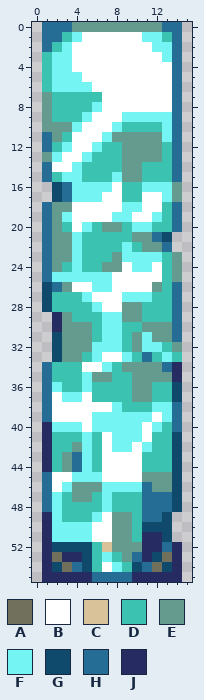
A pixel-art sprite gets an edit: Assets/Tiles/Vitric/TutorialDoor2.png. The first picture shows the starting point.
The file is 32x112 pixels, drawn in blocks of 2x2; one block is one cell here.
Palette (. is transparent): A #71705c  B #ffffff  C #d9c19a  D #3bc2b0  E #649b8e  F #75f4f4  G #0f4a6d  H #266d96  J #262c61
Pixels before, first column x 1:
 0 HHHEEEEEEEEEHH
 1 HHDFBBBBBBFFDH
 2 HDFBBBBBBBBFFH
 3 DFFBBBBBBBBBFH
 4 DFFBBBBBBBBBBH
 5 DFFFBBBBBBBBBH
 6 DFFFFBBBBBBBBH
 7 EDDDDDBBBBBBBH
 8 EDDDDFBBBBBBBH
 9 EDDDFBBBFFFFFH
10 EEEFBBBFDDDDFH
11 HEDBBBFEEEEEFH
12 HDFBBFDDEEEEDH
13 EFBBFDDDEEEEDH
14 HBBFDDDDEEDDDH
15 HDFFDDDFEEDDDH
16 .GHFFFFBDDFFFE
17 .GHFFFBBDDBBFE
18 HEEBBBBBFFBBDH
19 HEFBBBBFFBBFDH
20 HEDBFDEEDFFDDH
21 HEEFDDDDDEEHG.
22 HEEFDDDDFDEEH.
23 HEEFDDDEFFFFDE
24 HEDFDDEEBFFBDE
25 HFFFFFFBBBBBDE
26 GHEBBFFBBBBEDH
27 GDDDFBBBFFFDDH
28 GDDDDFBBEEDDDH
29 .JEDDDFFEEDDDH
30 .JEEEDFFDDEEEH
31 .GEEEDFFDEFEEH
32 .GEEEFFFDEFFDE
33 .GEEDFBBFDHDFD
34 HDDDBBFDEEEEHJ
35 HDDDFEEDDEEEEJ
36 HFDDFDDDDEEDDG
37 HBFFBDDDDEEDDG
38 HBBBBBBFDDDFFH
39 HBBBBFFFFFFBFH
40 JFFFBFFFFFBFDH
41 JDDDFDBFFFBDDG
42 JDDEFDBFFBFDDG
43 JDEHFDBBBBDDDG
44 JDEHFDBBBBDDDG
45 HBBFFFBBBBEEEG
46 HBFEEEFFFFHEEG
47 HFDEEDFDDDHHHG
48 HFDDDDFDDDHHHG
49 JFDDDFBEEDHHG.
50 JFFFFBBEEDGGG.
51 JFFFFBBEEDJJG.
52 JGGGGDCEEEJJHJ
53 JAJJGDFDEHJGAJ
54 JGAHGDBFDGHAGJ
55 JJJJJHHHHJJJJJ
And afterwards:
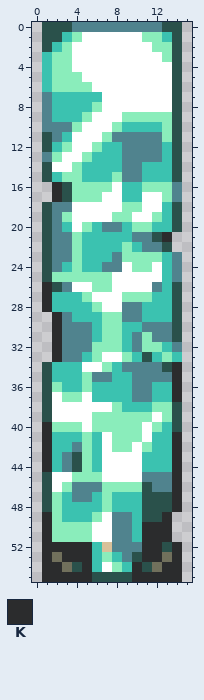
Colours new in this view: K #2b2c2d
From old to new:
colour E: #649b8e -> #50838e
colour F: #75f4f4 -> #8aedbb
colour H: #266d96 -> #2a514b
y 16..17: x 2 G -> K
y 21: x 13 G -> K
y 26..28: x 1 G -> K
y 29..30: x 2 J -> K
y 31..33: x 2 G -> K
y 34..35: x 14 J -> K
y 36..37: x 14 G -> K
y 40: x 1 J -> K
y 41..44: x 1 J -> K; x 14 G -> K
y 45..48: x 14 G -> K
y 49: x 1 J -> K; x 13 G -> K
y 50: x 1 J -> K; x 11..13 GGG -> KKK
y 51: x 1 J -> K; x 11..13 JJG -> KKK
y 52: x 1..5 JGGGG -> KKKKK; x 11..12 JJ -> KK; x 14 J -> K
y 53: x 1 J -> K; x 3..5 JJG -> KKK; x 11..12 JG -> KK; x 14 J -> K
y 54: x 1..2 JG -> KK; x 5 G -> K; x 10 G -> K; x 13..14 GJ -> KK
y 55: x 1..5 JJJJJ -> KKKKK; x 10..14 JJJJJ -> KKKKK
Pixel boxes of the changes (left, top, right, bottom) in both pictures:
changed: (42, 22, 182, 582)
